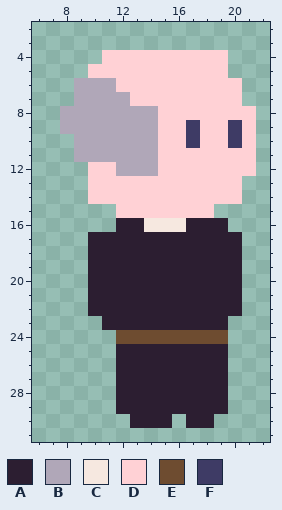
A pixel-art file gets an edit: Aseprite/Player.aseprite. The picture above is the old version.
32x32 pixels, 1 frame. Shown: x 6..22, y 2..31.
Palette (. is transparent): A #2c1e31  B #b0a7b8  C #f6e8e0  D #ffd1d5  E #6e4c30  F #3e3b65
New version:
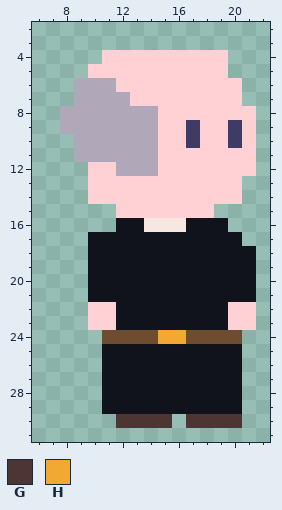
Colours new in this view: G #4d3533  H #f3a833
What changed:
colour A: #2c1e31 -> #10121c
Changed rows in their new state; - is a pixel that keeps its letter.
first column x 10:
18 -----------A
19 -----------A
20 -----------A
21 -----------A
22 DD--------DD
23 DD--------DD
24 -E---HH---E-
25 -A--------A-
26 -A--------A-
27 -A--------A-
28 -A--------A-
29 -A--------A-
30 --GGGG-GGGG-
